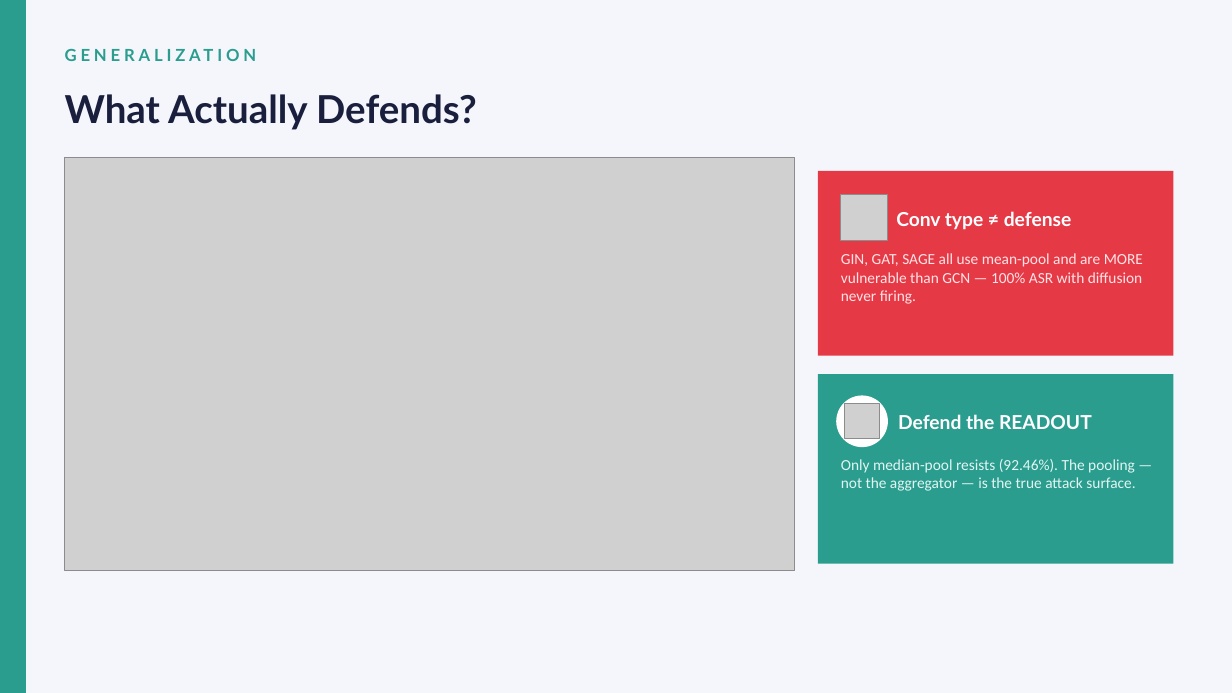
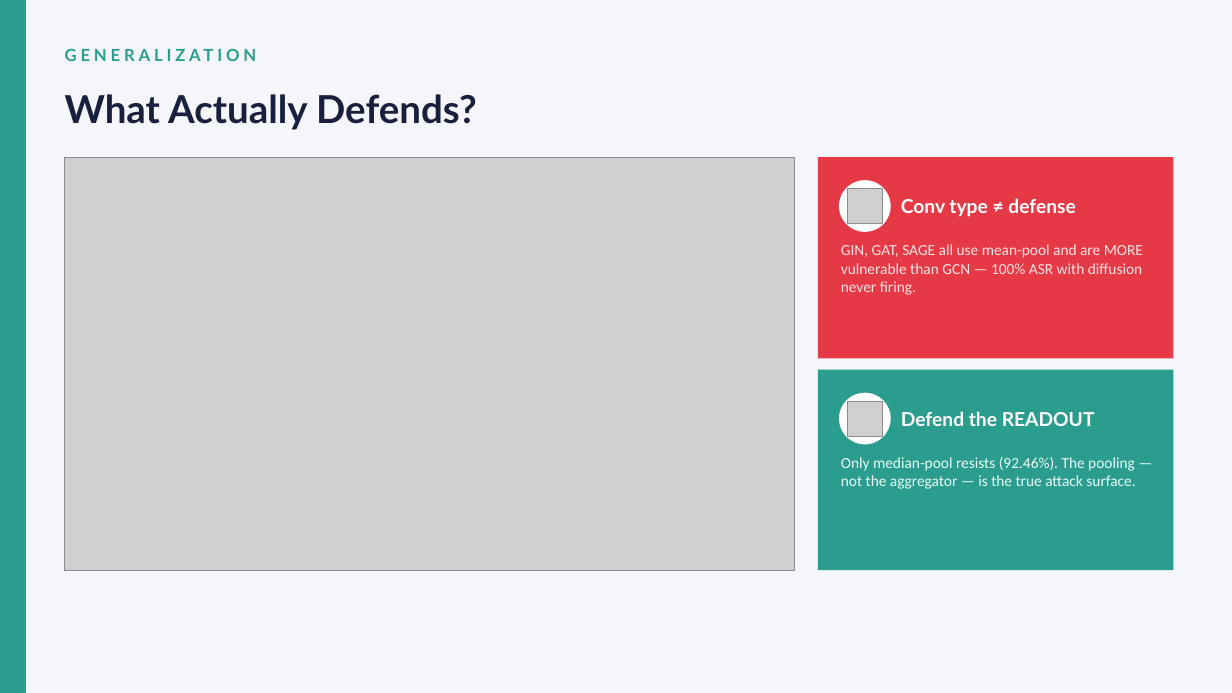
Before and after one commit to 0xKatze/autoresearch-katze, a slide deck: slide 6 of report/N24_diffusion_attack_deck.pptx. Drawn at 1232x693 pixels with LibreOffice and Linux fonts; fonts in the diff are those of the drawing; grey boxes stand for pictures. Boxes give left, top, right and bottom in pixels: in the first picture for what was removed or moved away, otherwise in the second. Text is boxed around its words. In the diff, an @@ line names an element or a change of style, - is before the commit and + after.

```diff
--- a/report/N24_diffusion_attack_deck.pptx
+++ b/report/N24_diffusion_attack_deck.pptx
@@ rectangle: place and size @@
-rectangle at <box>818,171,1174,356</box>
+rectangle at <box>818,157,1174,359</box>
@@ ellipse added at <box>839,180,891,232</box>, fill #FFFFFF @@
@@ picture removed at <box>841,194,887,240</box> @@
@@ picture added at <box>848,189,883,224</box> @@
@@ text "Conv type ≠ defense": place and size @@
-text "Conv type ≠ defense" at <box>896,211,1072,230</box>
+text "Conv type ≠ defense" at <box>901,198,1076,217</box>
@@ text "GIN, GAT, SAGE all use ...": place and size @@
-text "GIN, GAT, SAGE all use ..." at <box>841,253,1143,304</box>
+text "GIN, GAT, SAGE all use ..." at <box>841,244,1143,295</box>
@@ rectangle: place and size @@
-rectangle at <box>818,374,1174,564</box>
+rectangle at <box>818,370,1174,570</box>
@@ text "Only median-pool resists (92.46%). The ..." at <box>841,457,1135,489</box>: text colour #E2F5F1 to #EAFBF6 @@
```
Also in this commit, not shown: 7 other slides changed, 3 other files.
